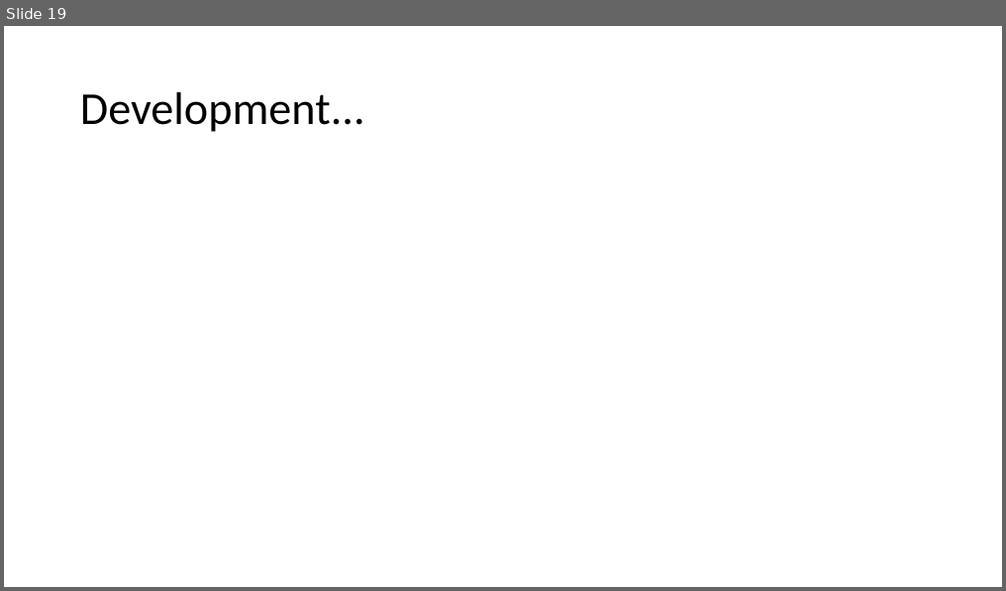
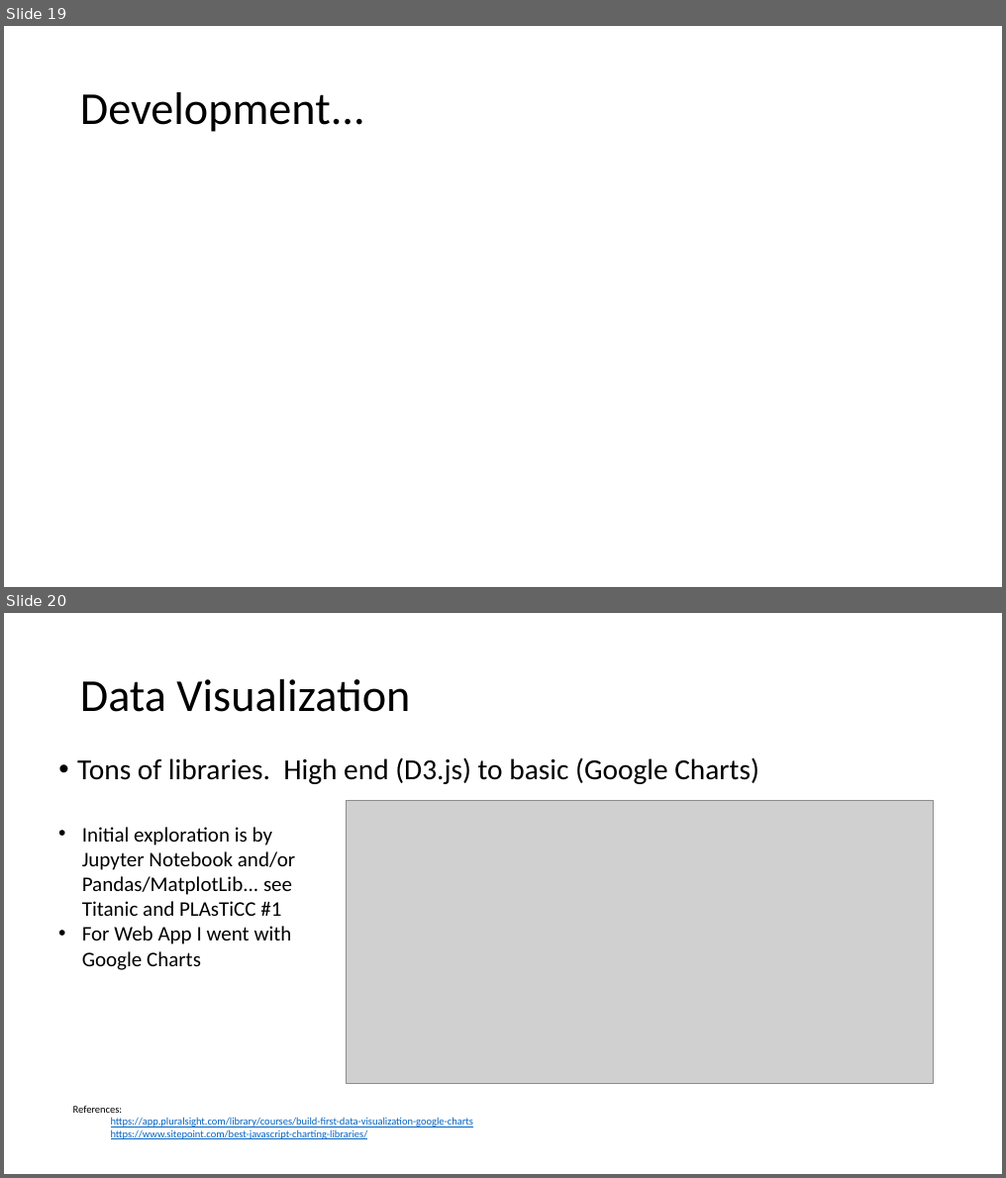
Before and after one commit to cwinsor/django_103_plasticc_and_ux, a slide deck: presentation.pptx. Shown one above the other, each under a label of ours: slide 19 before the commit, slides 19 and 20 after it. The pictures are 1006x591 and 1006x1178 pixels, drawn with LibreOffice and Linux fonts; fonts in the diff are those of the drawing; grey boxes stand for pictures. Boxes give left, top, right and bottom in pixels: in the first picture for what was removed or moved away, otherwise in the second. Text is boxed around its words. In the diff, an @@ line names an element or a change of style, - is before the commit and + after.

```diff
--- a/presentation.pptx
+++ b/presentation.pptx
@@ slide 20 added at (4, 613, 1002, 1174), background #FFFFFF @@
@@ title added at (80, 679, 410, 712), 44 pt, text #000000 @@
+Data Visualization
@@ text added at (77, 758, 759, 784), 28 pt, text #000000 @@
+• Tons of libraries. High end (D3.js) to basic (Google Charts)
@@ picture added at (347, 800, 933, 1084) @@
@@ text added at (82, 827, 295, 970), 20 pt, text #000000 @@
+• Initial exploration is by Jupyter Notebook and/or Pandas/MatplotLib... see Titanic and PLAsTiCC #1
+• For Web App I went with Google Charts
@@ text added at (73, 1106, 474, 1140), 10 pt, text #0563C1, underline @@
+References:
+  https://app.pluralsight.com/library/courses/build-first-data-visualization-google-charts
+  https://www.sitepoint.com/best-javascript-charting-libraries/
```
Also in this commit, not shown: 1 slide changed, 2 other slides added, 6 other files.
